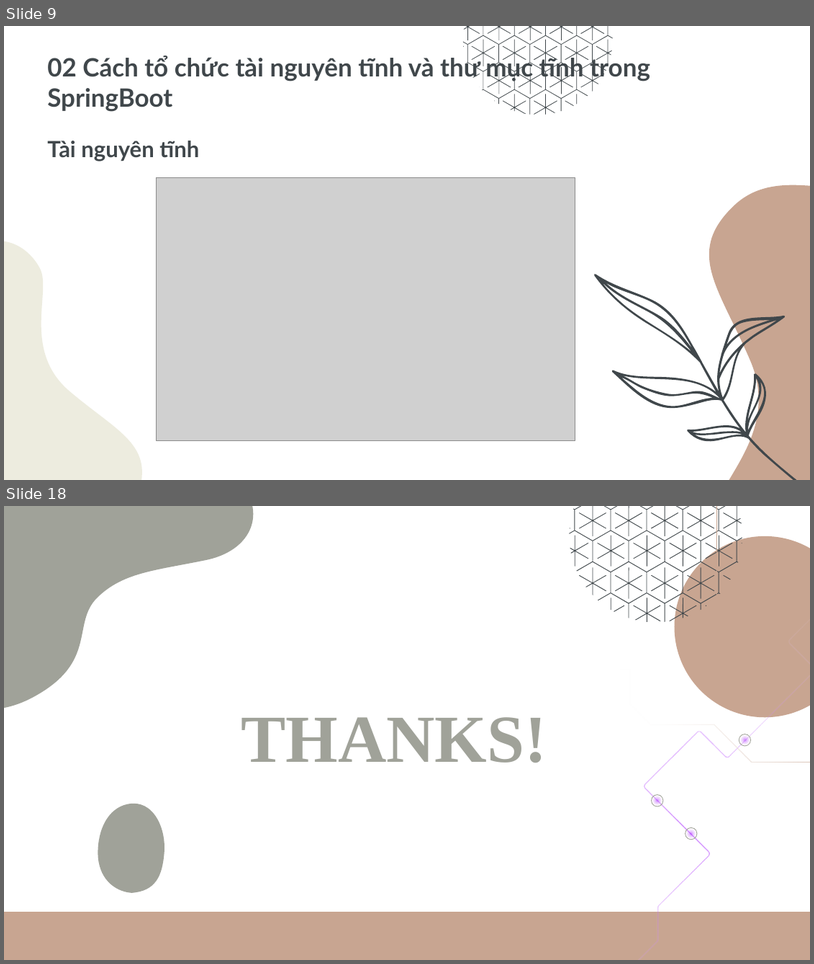
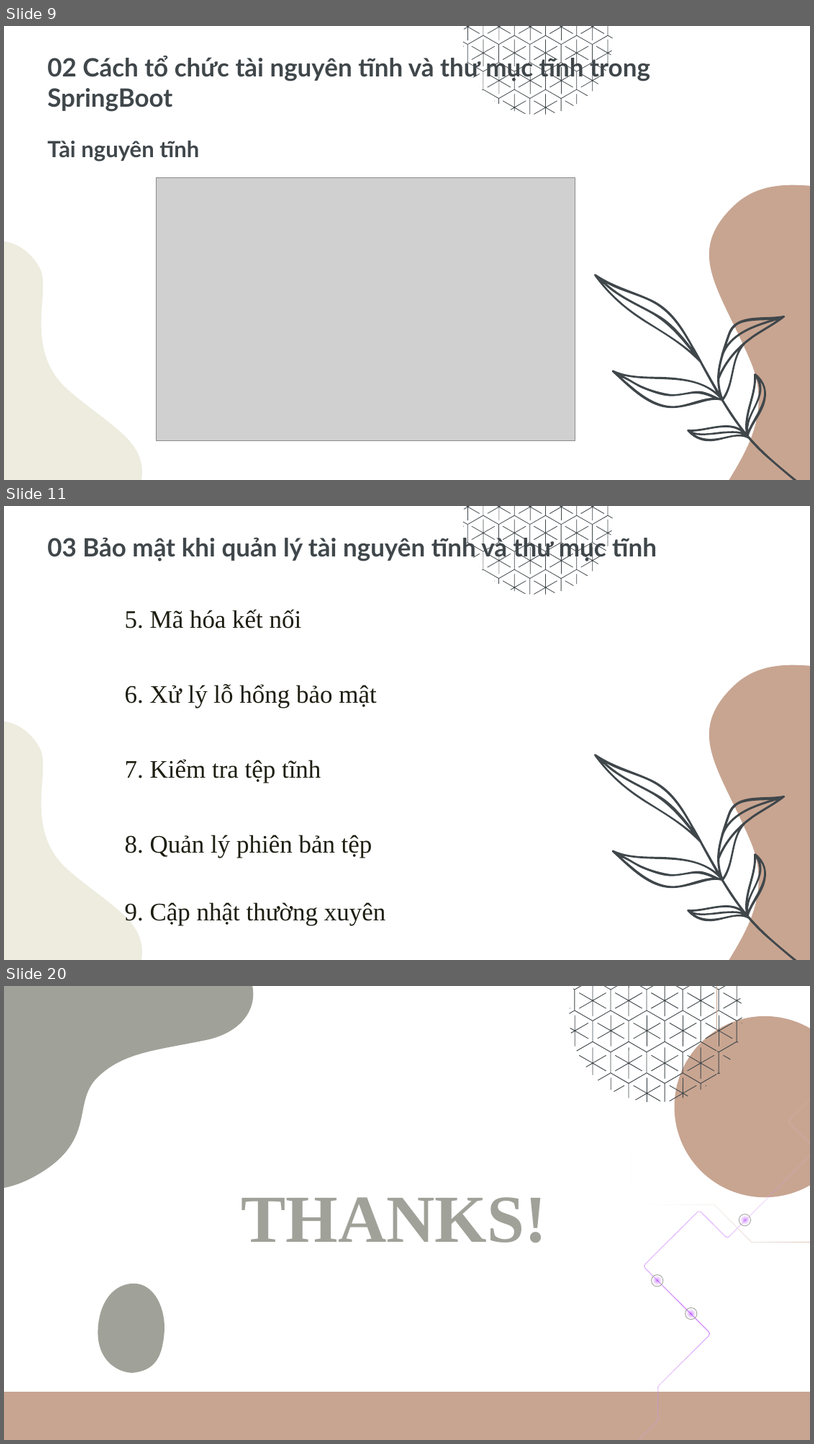
Before and after one commit to VoVanDuc20110635/CongNghePhanMemMoi, a slide deck: Nhom1_QuanLyTaiNguyenTinhVaThuMucTinhTrongSpringBoot.pptx. Shown one above the other, each under a label of ours: slides 9 and 18 before the commit, slides 9, 11 and 20 after it; the slides between them are not shown. The pictures are 814x964 and 814x1444 pixels, drawn with LibreOffice and Linux fonts; fonts in the diff are those of the drawing; grey boxes stand for pictures. Boxes give left, top, right and bottom in pixels: in the first picture for what was removed or moved away, otherwise in the second. Text is boxed around its words. In the diff, an @@ line names an element or a change of style, - is before the commit and + after.

```diff
--- a/Nhom1_QuanLyTaiNguyenTinhVaThuMucTinhTrongSpringBoot.pptx
+++ b/Nhom1_QuanLyTaiNguyenTinhVaThuMucTinhTrongSpringBoot.pptx
@@ slide 11 added at (4, 506, 810, 960), background #FFFFFF; not listed: 27 template elements that a slide beside it also shows @@
@@ title added at (47, 535, 657, 561), 30 pt, text #40474B, bold @@
+03 Bảo mật khi quản lý tài nguyên tĩnh và thư mục tĩnh
@@ text added at (125, 609, 302, 628), 30 pt, text #1D1D11 @@
+5. Mã hóa kết nối
@@ text added at (125, 684, 376, 708), 30 pt, text #1D1D11 @@
+6. Xử lý lỗ hổng bảo mật
@@ text added at (125, 759, 321, 782), 30 pt, text #1D1D11 @@
+7. Kiểm tra tệp tĩnh
@@ text added at (125, 834, 373, 857), 30 pt, text #1D1D11 @@
+8. Quản lý phiên bản tệp
@@ text added at (125, 902, 386, 926), 30 pt, text #1D1D11 @@
+9. Cập nhật thường xuyên
@@ what was slide 18 is now slide 20 @@
```
Also in this commit, not shown: 9 slides changed, 1 other slide added.
